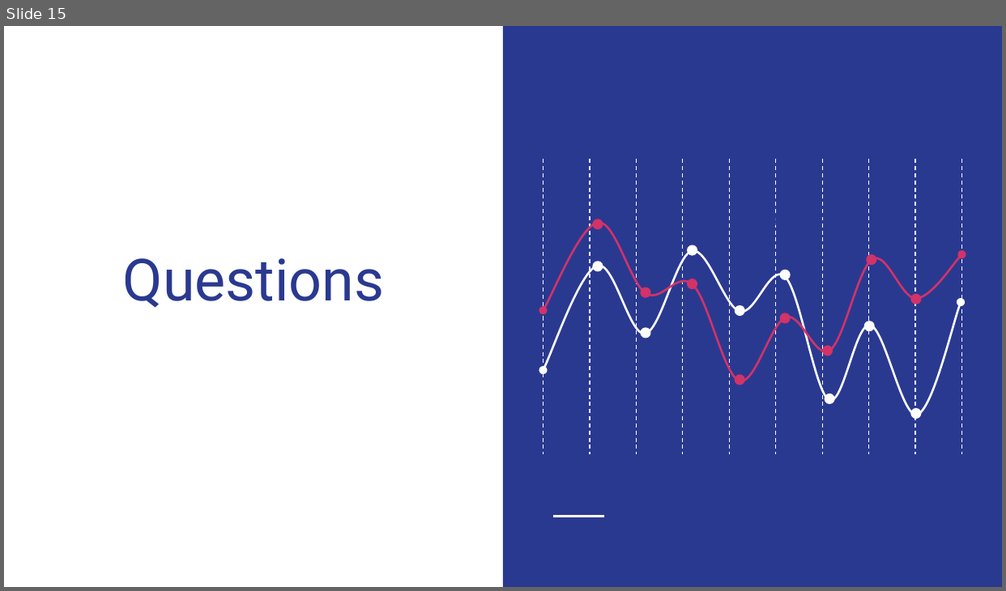
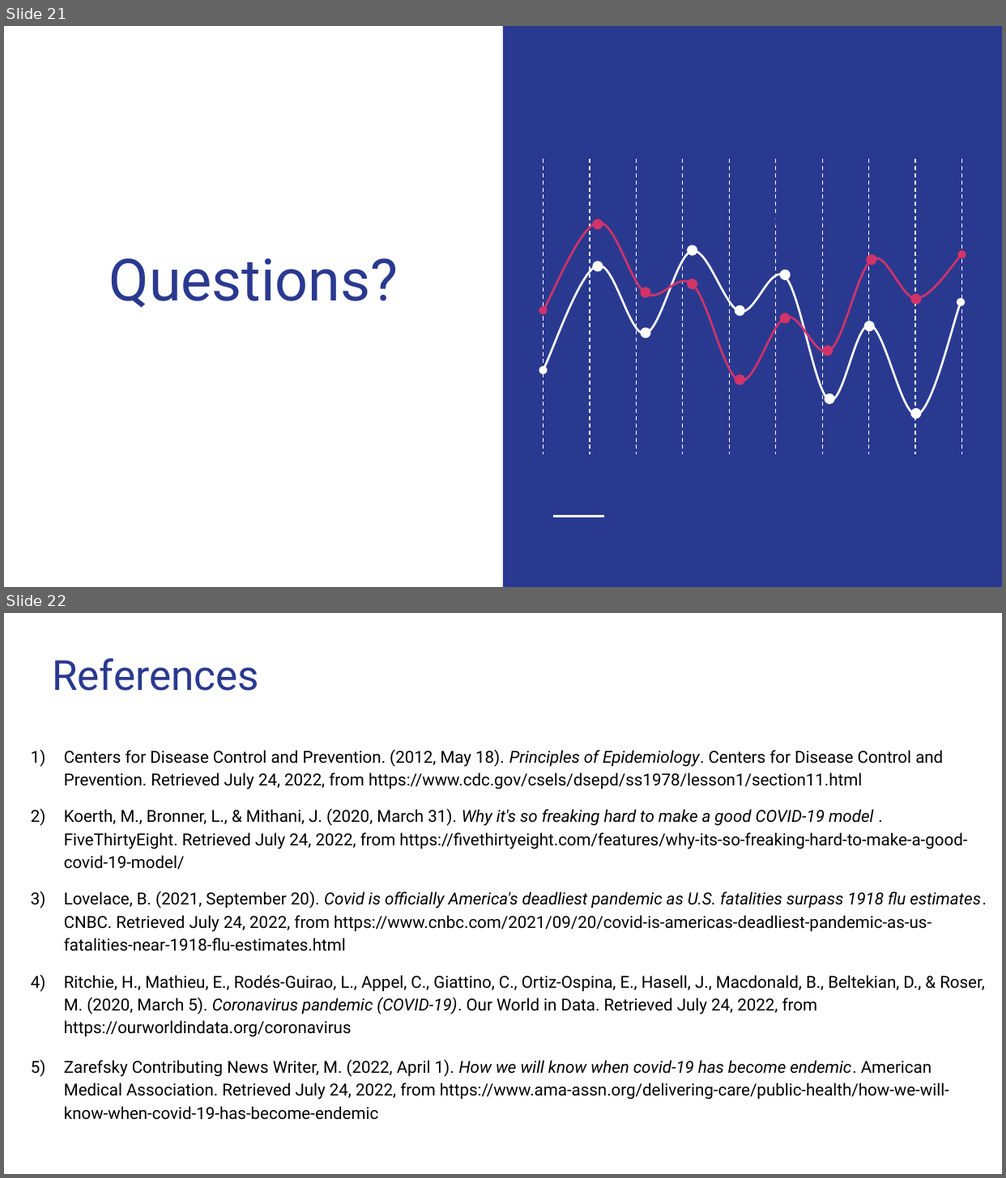
Before and after one commit to Magzzie/COVID-19_Analysis, a slide deck: COVID-19 Analysis.pptx. Shown one above the other, each under a label of ours: slide 15 before the commit, slides 21 and 22 after it. The pictures are 1006x591 and 1006x1178 pixels, drawn with LibreOffice and Linux fonts; fonts in the diff are those of the drawing. Boxes give left, top, right and bottom in pixels: in the first picture for what was removed or moved away, otherwise in the second. Text is boxed around its words. In the diff, an @@ line names an element or a change of style, - is before the commit and + after.

```diff
--- a/COVID-19 Analysis.pptx
+++ b/COVID-19 Analysis.pptx
@@ slide 22 added at (x1=4, y1=613, x2=1002, y2=1174), background #FFFFFF @@
@@ title added at (x1=52, y1=658, x2=259, y2=691), 30 pt, text #2A3990 @@
+References
@@ text added at (x1=64, y1=750, x2=987, y2=1120), 12 pt, text #000000 @@
+1) Centers for Disease Control and Prevention. (2012, May 18). Principles of Epidemiology. Centers for Disease Control and Prevention. Retrieved July 24, 2022, from https://www.cdc.gov/csels/dsepd/ss1978/lesson1/section11.html
+2) Koerth, M., Bronner, L., & Mithani, J. (2020, March 31). Why it's so freaking hard to make a good COVID-19 model . FiveThirtyEight. Retrieved July 24, 2022, from https://fivethirtyeight.com/features/why-its-so-freaking-hard-to-make-a-good-covid-19-model/
+3) Lovelace, B. (2021, September 20). Covid is officially America's deadliest pandemic as U.S. fatalities surpass 1918 flu estimates. CNBC. Retrieved July 24, 2022, from https://www.cnbc.com/2021/09/20/covid-is-americas-deadliest-pandemic-as-us-fatalities-near-1918-flu-estimates.html
+4) Ritchie, H., Mathieu, E., Rodés-Guirao, L., Appel, C., Giattino, C., Ortiz-Ospina, E., Hasell, J., Macdonald, B., Beltekian, D., & Roser, M. (2020, March 5). Coronavirus pandemic (COVID-19). Our World in Data. Retrieved July 24, 2022, from https://ourworldindata.org/coronavirus
+5) Zarefsky Contributing News Writer, M. (2022, April 1). How we will know when covid-19 has become endemic. American Medical Association. Retrieved July 24, 2022, from https://www.ama-assn.org/delivering-care/public-health/how-we-will-know-when-covid-19-has-become-endemic
@@ what was slide 15 is now slide 21 @@
@@ slide 21 changed as well @@
@@ title at (x1=109, y1=258, x2=398, y2=308): text changed @@
-Questions
+Questions?
```
Also in this commit, not shown: 8 other slides changed, 11 other slides added, 6 slides removed, 3 other files.
